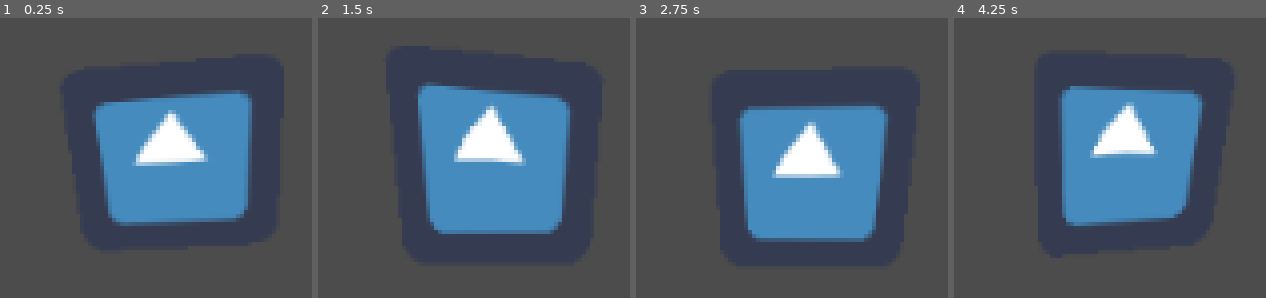
Above: before the commit, frames 1-4 (left to right).
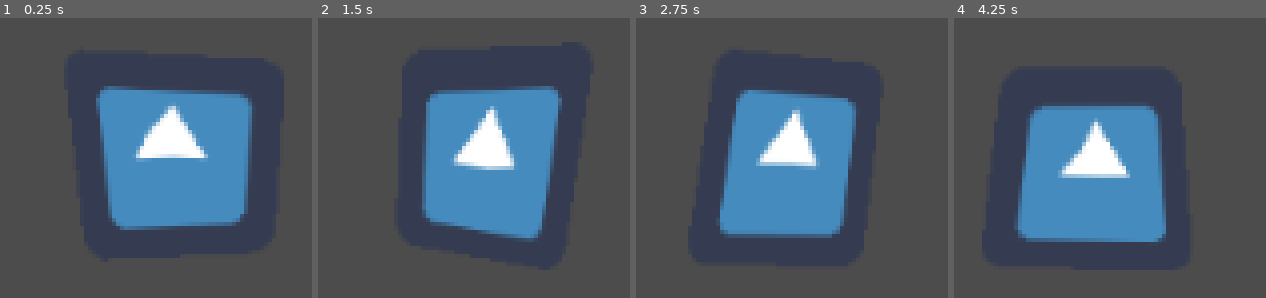
Above: after the commit, the same moments.

Repository: KennedyMungai/GodotShadersIntro
Game: Godot game, scene res://Scenes/DancingGobot.tscn
Same seed, same stepped clock (60 frames per second), same inputs: the game is played once before the commit and once after it. The project has no main scene, so this scene is started directly. The engine's default icon, where the game draws it, is replaced by a stand-in: a white triangle on a blue panel in a dark square.
Inputs:
- Up to frame 1 (0.25 s): no input
- Up to frame 2 (1.5 s): no input
- Up to frame 3 (2.75 s): no input
- Up to frame 4 (4.25 s): no input

The runs differ from the first frame. In frame 1, 4.9% of the frame differs, in the area x 29-81%, y 24-76%; in frame 2, 7.3%; in frame 3, 15%; in frame 4, 20%, in the area x 19-80%, y 24-80%.

Commit message:
Made the time factor 4 times faster

Diff:
--- a/Resources/DancingGobot.tres
+++ b/Resources/DancingGobot.tres
@@ -4,5 +4,5 @@
 
 [resource]
 shader = ExtResource( 1 )
-shader_param/time_factor = 0.2
+shader_param/time_factor = 0.8
 shader_param/amplitude = Vector2( 10, 5 )
